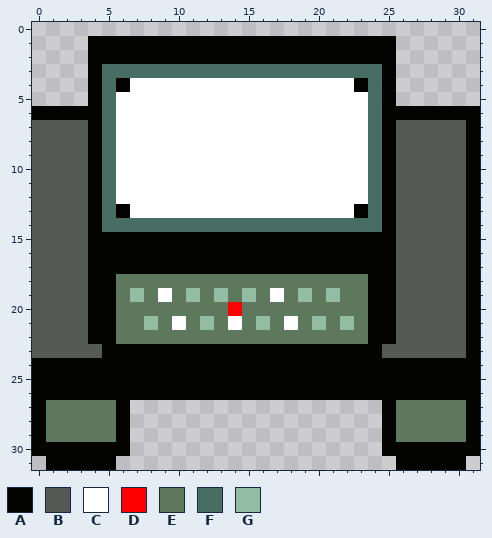
Pixel-art sprite: data/tiles/roomdeskr.png. The picture above is the old version.
The file is 32x32 pixels. Colours within 5 levels of each other are drawn and written as one.
Palette (. is transparent): A #030300  B #555a56  C #ffffff  D #ff0000  E #5e785d  F #486d63  G #93bda3
New version:
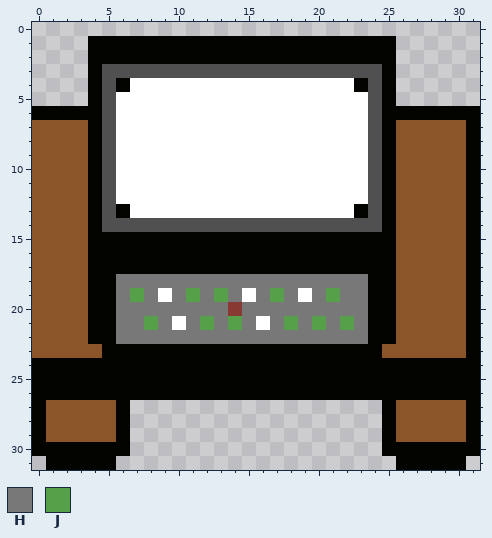
Colours new in this view: H #787878  J #55a049
Edits made:
@@ palette @@
-B #555a56
+B #8b5429
-D #ff0000
+D #883932
-F #486d63
+F #505050
@@ x 4..25 @@
 17 AAAAAAAAAAAAAAAAAAAAAA
-18 AAEEEEEEEEEEEEEEEEEEAA
-19 AAEGECEGEGEGECEGEGEEAA
-20 AAEEEEEEEEDEEEEEEEEEAA
-21 AAEEGECEGECEGECEGEGEAA
-22 AAEEEEEEEEEEEEEEEEEEAA
+18 AAHHHHHHHHHHHHHHHHHHAA
+19 AAHJHCHJHJHCHJHCHJHHAA
+20 AAHHHHHHHHDHHHHHHHHHAA
+21 AAHHJHCHJHJHCHJHJHJHAA
+22 AAHHHHHHHHHHHHHHHHHHAA
 23 BAAAAAAAAAAAAAAAAAAAAB
@@ x 0..31 @@
 26 AAAAAAAAAAAAAAAAAAAAAAAAAAAAAAAA
-27 AEEEEEA..................AEEEEEA
-28 AEEEEEA..................AEEEEEA
-29 AEEEEEA..................AEEEEEA
+27 ABBBBBA..................ABBBBBA
+28 ABBBBBA..................ABBBBBA
+29 ABBBBBA..................ABBBBBA
 30 AAAAAAA..................AAAAAAA
Pixel boxes of the changes (left, top, right, bottom) in both pictures:
changed: (32, 64, 466, 358)
changed: (46, 400, 116, 442)
changed: (396, 400, 466, 442)
